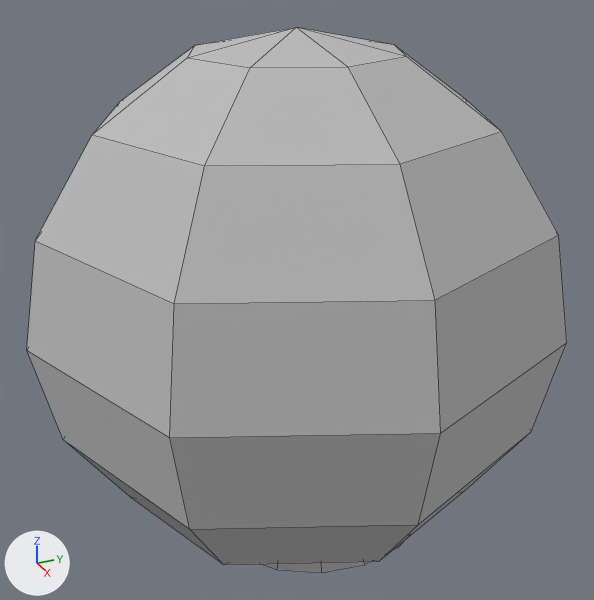
One commit to the OBJ model Models/Area51/Tower/UFO/area51_tower_ufo_d0.obj: the scene before it, then after it.
Camera for both pictures: a camera (50 mm lens) standing at (12.56, -5.97, 7.58) and looking at (-0.1, -0.28, 1.25). The lights are fixed; the arrows at lower left show +X, +Y and +Z. Mesh edges are drawn as thin lines. Where no turn or scale is listed for an object, it has been applied to the vertices.

In view in the first picture: 'area51_tower_ufo_d0'.
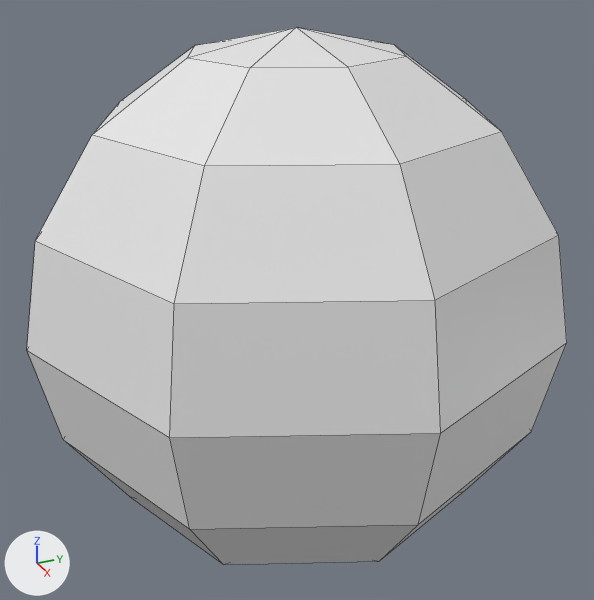
Edits to the bpy script that builds the scene:
```text
Change me_area51_tower_ufo_d0:
    used by ob_area51_tower_ufo_d0; location = (0.0, 0.0, 0.0)
    remove me_area51_tower_ufo_d0.from_pydata(...)  # 1002 vertices, 965 faces; spans x -4.93..4.71, y -5.11..4.53, z -3.56..6.07
    remove me_area51_tower_ufo_d0.materials.append(mat_ufo_initialshadinggroup)  # grey #bcbcbc
    add me_area51_tower_ufo_d0.from_pydata(...)  # 948 vertices, 928 faces; spans x -4.93..4.71, y -5.11..4.53, z -3.56..6.07
    me_area51_tower_ufo_d0 part 1: the loose piece of 54 vertices spanning x -2.34..2.34, y -2.33..2.29, z -3.12..0.01 is deleted
    me_area51_tower_ufo_d0 part 2: 64 faces spanning x -4.93..4.71, y -5.11..4.53, z -3.56..6.07 switch from mat_initialshadinggroup (grey #bcbcbc) to no material
```

Location of each change, (x1, y1, x2, y2) in pixels of the pictures (594 x 600 px):
'area51_tower_ufo_d0', reshaped
    before: (27, 27, 567, 573)
    after: (27, 27, 567, 564)
part 1 of me_area51_tower_ufo_d0, deleted
    before: (263, 539, 406, 573)
part 2 of me_area51_tower_ufo_d0, recoloured (grey to white)
    both: (27, 27, 567, 564)
